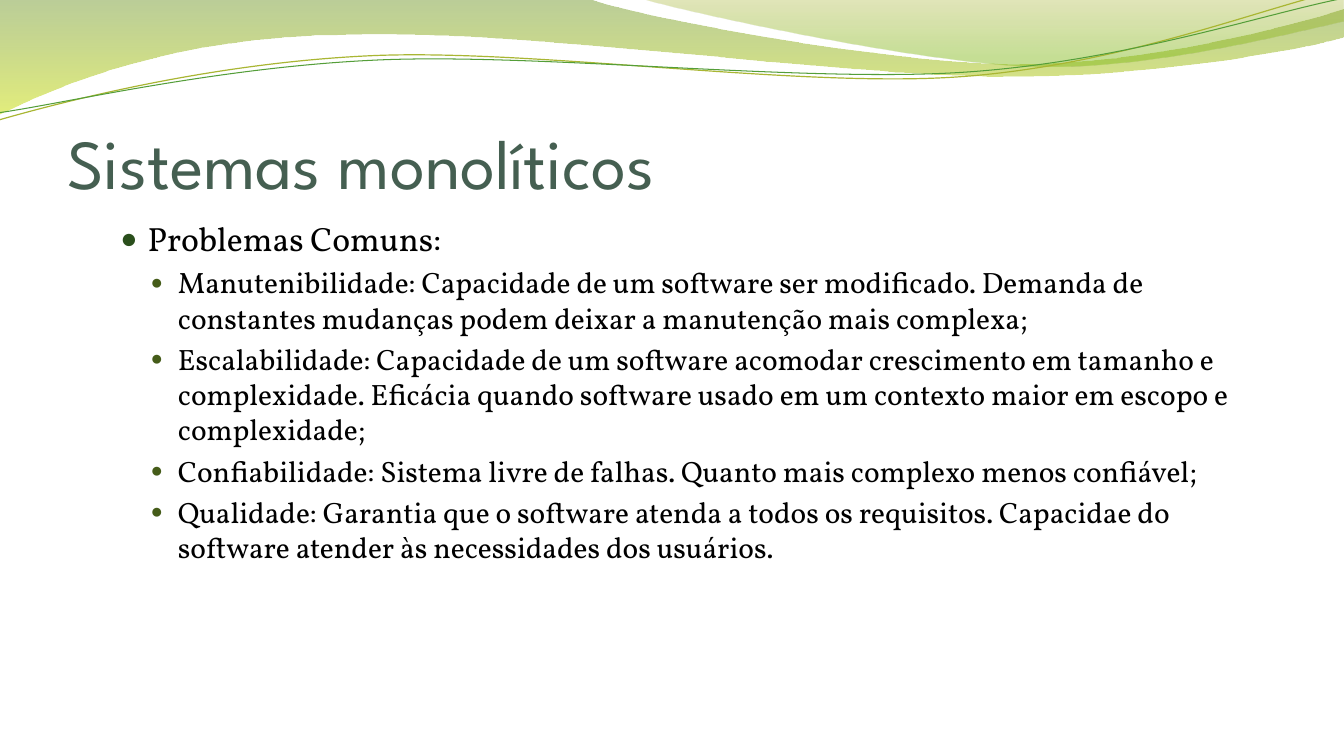
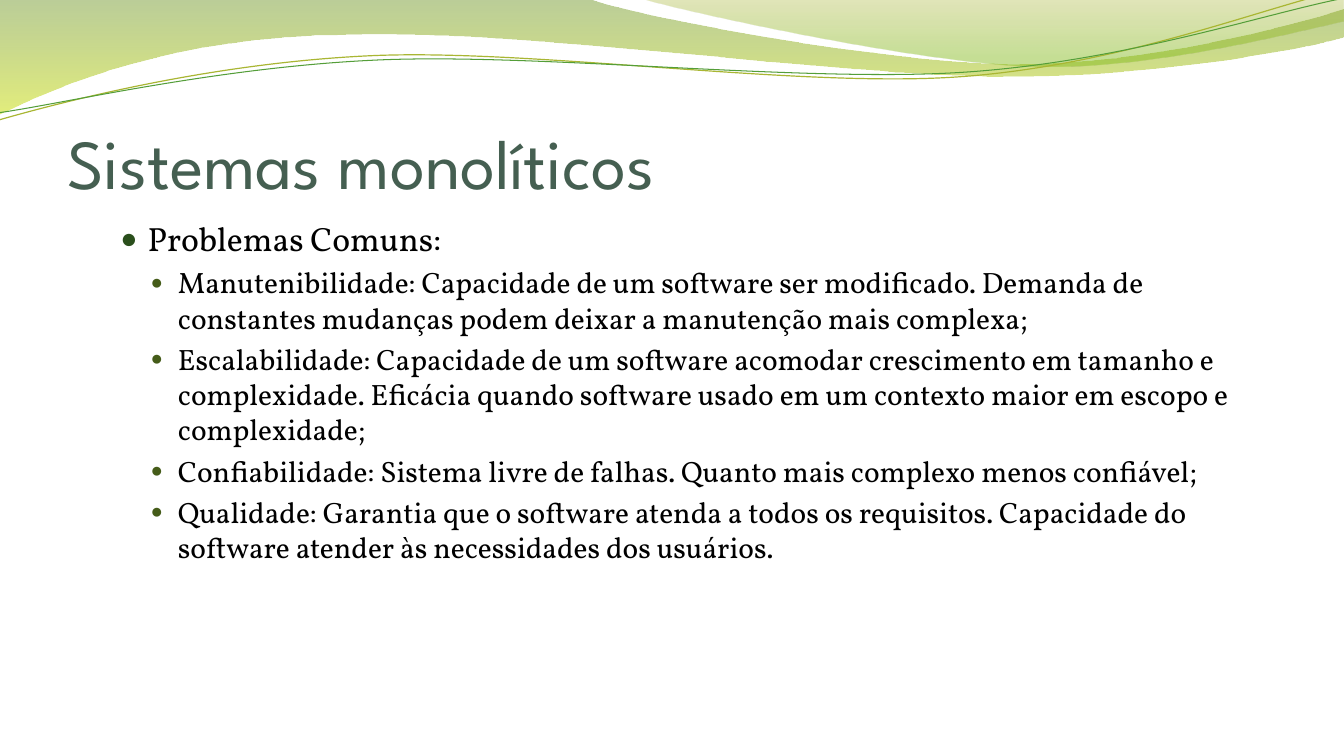
Before and after one commit to guilhermevillaca/mestrado, a slide deck: slide 5 of apresentação/Migração de Múltiplos Sistemas Monolíticos para Microserviços.pptx (slide 4 before the commit). Drawn at 1344x756 pixels with LibreOffice and Linux fonts; fonts in the diff are those of the drawing; background and template pictures are left out. Boxes give left, top, right and bottom in pixels: in the first picture for what was removed or moved away, otherwise in the second. Text is boxed around its words. In the diff, an @@ line names an element or a change of style, - is before the commit and + after.

```diff
--- a/apresentação/Migração de Múltiplos Sistemas Monolíticos para Microserviços.pptx
+++ b/apresentação/Migração de Múltiplos Sistemas Monolíticos para Microserviços.pptx
@@ text at (178, 502, 1186, 559): text changed @@
-    ● Qualidade: Garantia que o software atenda a todos os requisitos. Capacidae do software atender às necessidades dos usuários.
+    ● Qualidade: Garantia que o software atenda a todos os requisitos. Capacidade do software atender às necessidades dos usuários.
```
Also in this commit, not shown: 9 other slides changed, 2 slides added, 2 other files.
